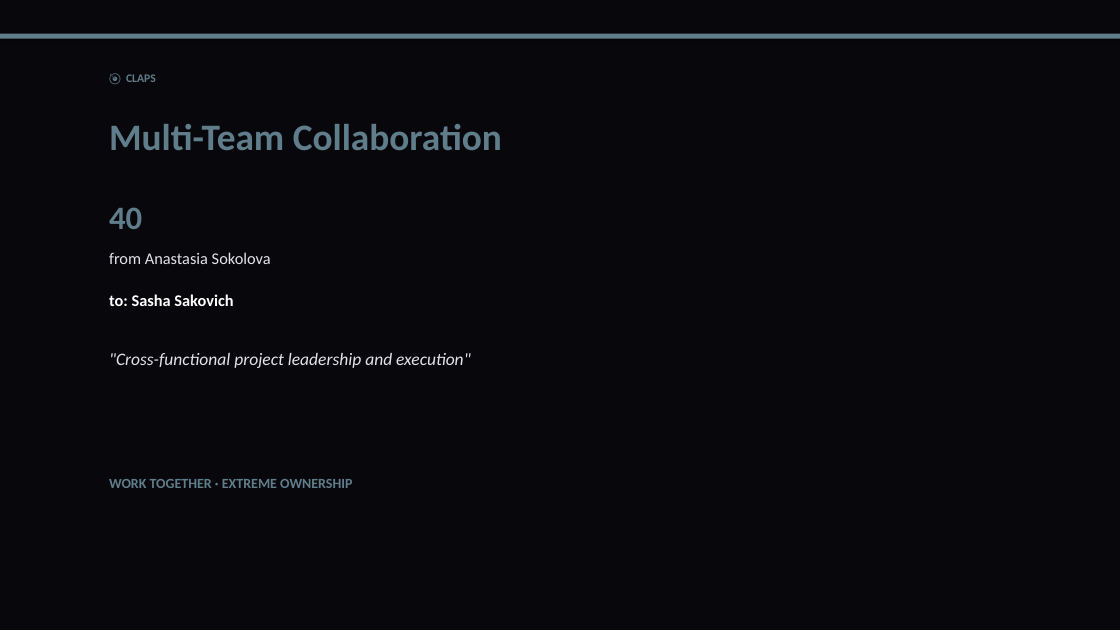
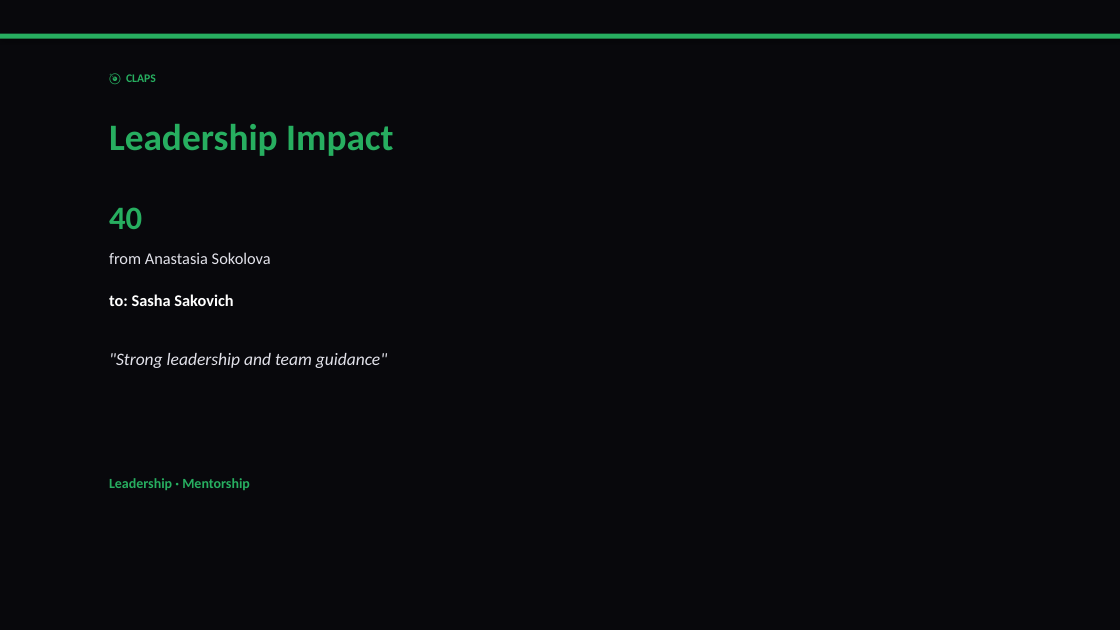
Before and after one commit to liliyagarifullina-maker/appodeal-pulse, a slide deck: slide 8 of data/archive/pulse_2026-03-12.pptx (slide 9 before the commit). Drawn at 1120x630 pixels with LibreOffice and Linux fonts; fonts in the diff are those of the drawing. Boxes give left, top, right and bottom in pixels: in the first picture for what was removed or moved away, otherwise in the second. Text is boxed around its words. In the diff, an @@ line names an element or a change of style, - is before the commit and + after.

```diff
--- a/data/archive/pulse_2026-03-12.pptx
+++ b/data/archive/pulse_2026-03-12.pptx
@@ rectangle at (x1=0, y1=34, x2=1120, y2=39): fill #607D8B to #27AE60 @@
@@ text "🎯 CLAPS" at (x1=126, y1=74, x2=156, y2=82): text colour #607D8B to #27AE60 @@
@@ text at (x1=109, y1=124, x2=393, y2=156): text changed; text colour #607D8B to #27AE60 @@
-Multi-Team Collaboration
+Leadership Impact
@@ text "40" at (x1=109, y1=207, x2=142, y2=229): text colour #607D8B to #27AE60 @@
@@ text at (x1=109, y1=353, x2=387, y2=368): text changed @@
-"Cross-functional project leadership and execution"
+"Strong leadership and team guidance"
@@ text at (x1=109, y1=478, x2=250, y2=490): text changed; text colour #607D8B to #27AE60 @@
-WORK TOGETHER · EXTREME OWNERSHIP
+Leadership · Mentorship
```
Also in this commit, not shown: 11 other slides changed, 5 slides added, 4 slides removed, 2 other files.
